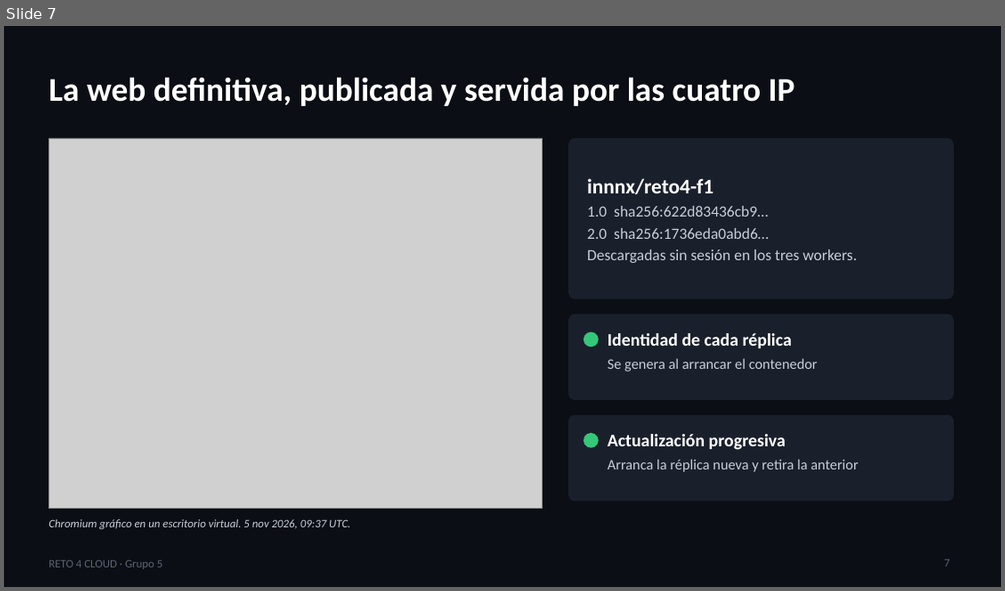
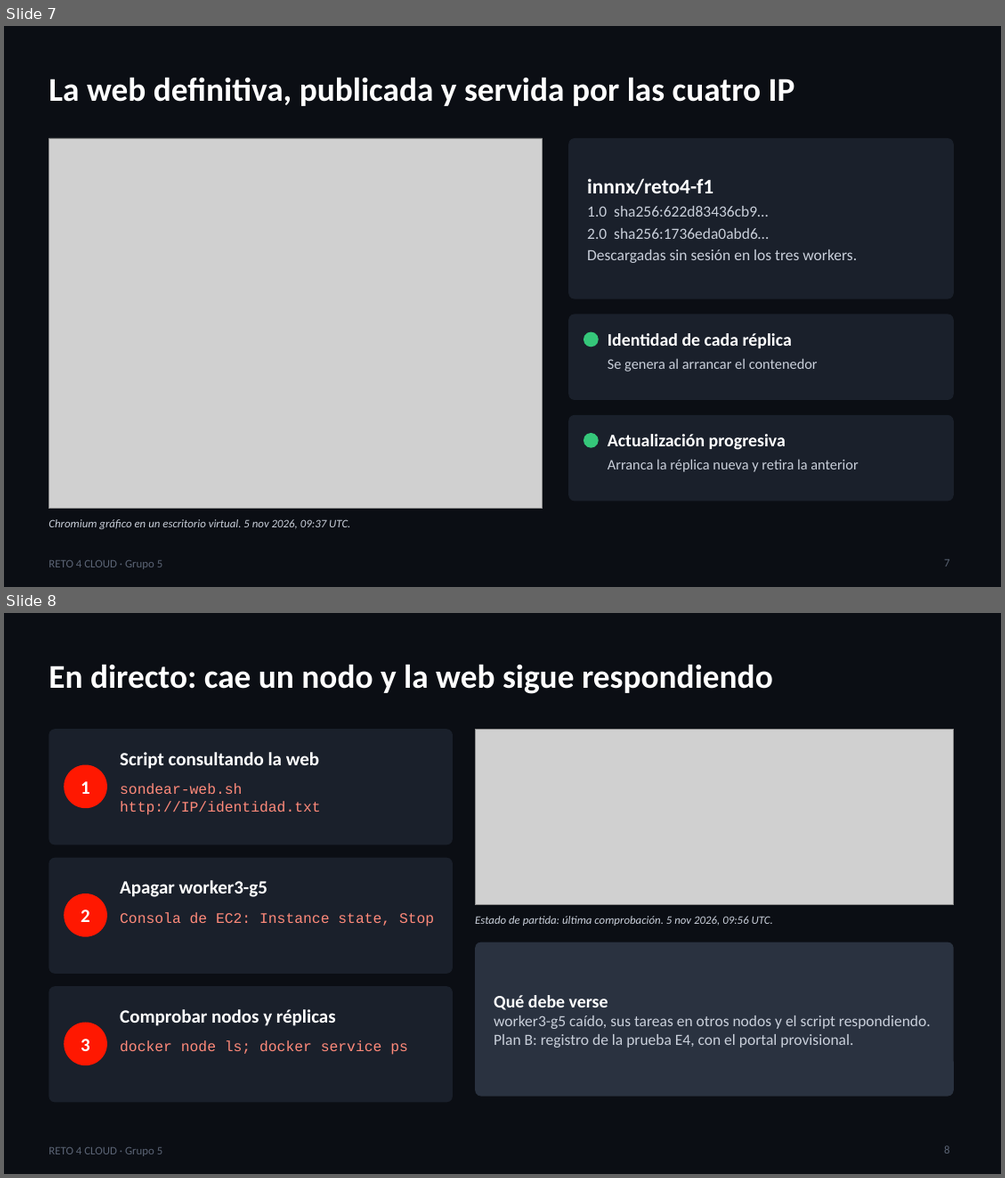
Before and after one commit to Lq922466/reto4-cloud-G5, a slide deck: entrega/presentacion-cloud-g5.pptx. Shown one above the other, each under a label of ours: slide 7 before the commit, slides 7 and 8 after it. The pictures are 1005x591 and 1005x1178 pixels, drawn with LibreOffice and Linux fonts; fonts in the diff are those of the drawing; grey boxes stand for pictures. Boxes give left, top, right and bottom in pixels: in the first picture for what was removed or moved away, otherwise in the second. Text is boxed around its words. In the diff, an @@ line names an element or a change of style, - is before the commit and + after.

```diff
--- a/entrega/presentacion-cloud-g5.pptx
+++ b/entrega/presentacion-cloud-g5.pptx
@@ slide 8 added at [4,613,1001,1174], background #0B0E14; not listed: 1 template element that a slide beside it also shows @@
@@ title added at [48,664,773,694], 32 pt, text #FFFFFF, bold @@
+En directo: cae un nodo y la web sigue respondiendo
@@ rounded rectangle added at [48,729,453,844], fill #1A202B @@
@@ picture added at [475,729,954,905] @@
@@ ellipse added at [64,765,107,808], fill #FF1801 @@
@@ text added at [120,752,319,769], 18 pt, text #FFFFFF, bold @@
+Script consultando la web
@@ text added at [81,781,90,794], 18 pt, text #FFFFFF, bold @@
+1
@@ text added at [120,783,321,815], 14 pt, text #FF8A7A @@
+sondear-web.sh http://IP/identidad.txt
@@ rounded rectangle added at [48,858,453,973], fill #1A202B @@
@@ ellipse added at [64,893,107,937], fill #FF1801 @@
@@ text added at [120,880,267,897], 18 pt, text #FFFFFF, bold @@
+Apagar worker3-g5
@@ text added at [81,909,90,922], 18 pt, text #FFFFFF, bold @@
+2
@@ text added at [120,912,434,926], 14 pt, text #FF8A7A @@
+Consola de EC2: Instance state, Stop
@@ text added at [475,916,773,925], 11 pt, text #C9CFDA, italic @@
+Estado de partida: última comprobación. 5 nov 2026, 09:56 UTC.
@@ rounded rectangle added at [475,942,954,1096], fill #2A3240 @@
@@ rounded rectangle added at [48,986,453,1102], fill #1A202B @@
@@ text added at [120,1009,336,1026], 18 pt, text #FFFFFF, bold @@
+Comprobar nodos y réplicas
@@ text added at [494,995,930,1047], 15 pt, text #C9CFDA @@
+Qué debe verse
+worker3-g5 caído, sus tareas en otros nodos y el script respondiendo. Plan B: registro de la prueba E4, con el portal provisional.
@@ ellipse added at [64,1022,107,1065], fill #FF1801 @@
@@ text added at [81,1038,90,1051], 18 pt, text #FFFFFF, bold @@
+3
@@ text added at [120,1040,408,1054], 14 pt, text #FF8A7A @@
+docker node ls; docker service ps
@@ page number added at [944,1145,949,1153], 11 pt, text #5B6475 @@
+8
```
Also in this commit, not shown: 4 slides changed, 1 slide removed, 16 other files.
